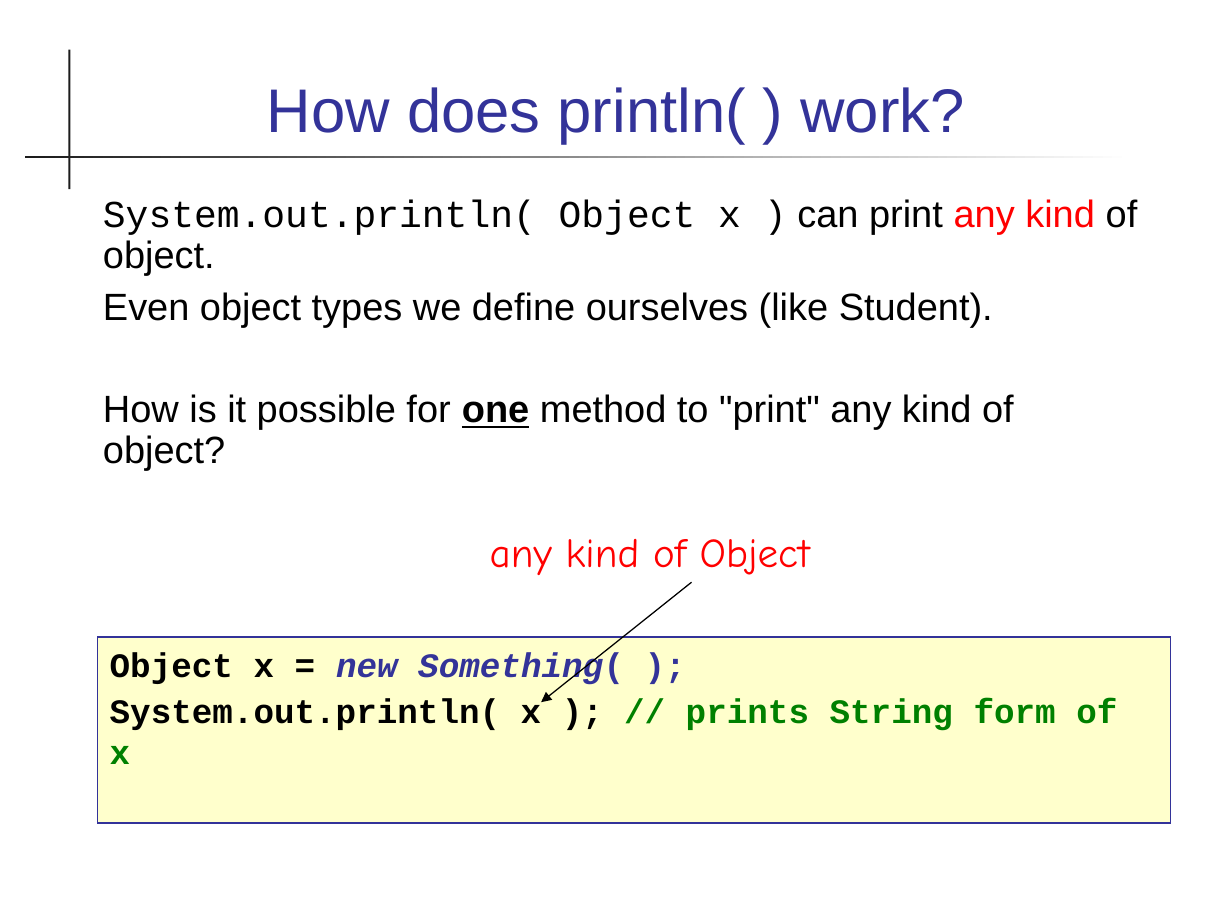
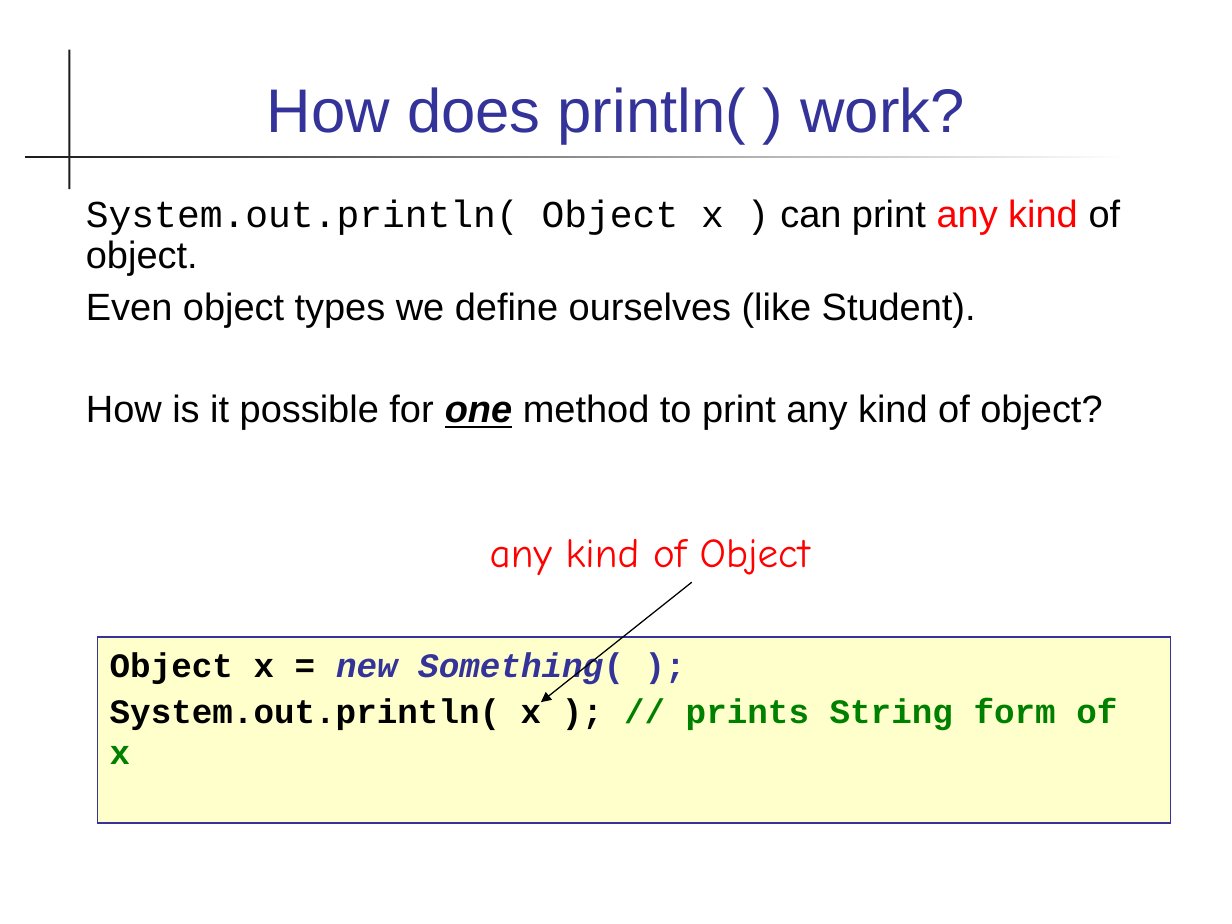
Before and after one commit to skeoop/skeoop.github.io, a slide deck: slide 3 of week2/1-Polymorphism.ppt (slide 4 before the commit). Drawn at 1232x924 pixels with LibreOffice and Linux fonts; fonts in the diff are those of the drawing. Boxes give left, top, right and bottom in pixels: in the first picture for what was removed or moved away, otherwise in the second. Text is boxed around its words. In the diff, an @@ line names an element or a change of style, - is before the commit and + after.

```diff
--- a/week2/1-Polymorphism.ppt
+++ b/week2/1-Polymorphism.ppt
@@ text "System.out.println( Object x ) can ...": place and size @@
-text "System.out.println( Object x ) can ..." at [103, 199, 1138, 470]
+text "System.out.println( Object x ) can ..." at [86, 199, 1121, 429]
@@ text at [86, 394, 1102, 429]: text changed @@
-How is it possible for one method to "print" any kind of object?
+How is it possible for one method to print any kind of object?
```
Also in this commit, not shown: 7 other slides changed, 2 slides removed, 11 other files.
